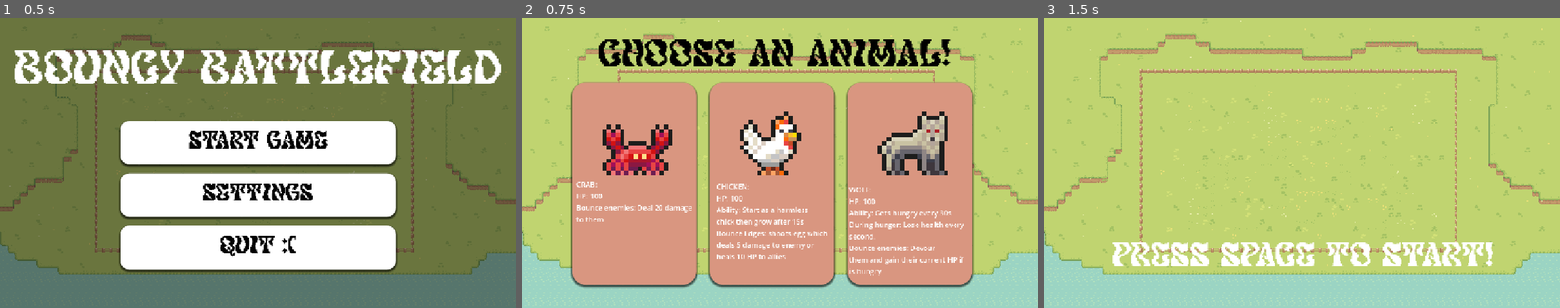
Above: before the commit, frames 1-3 (left to right).
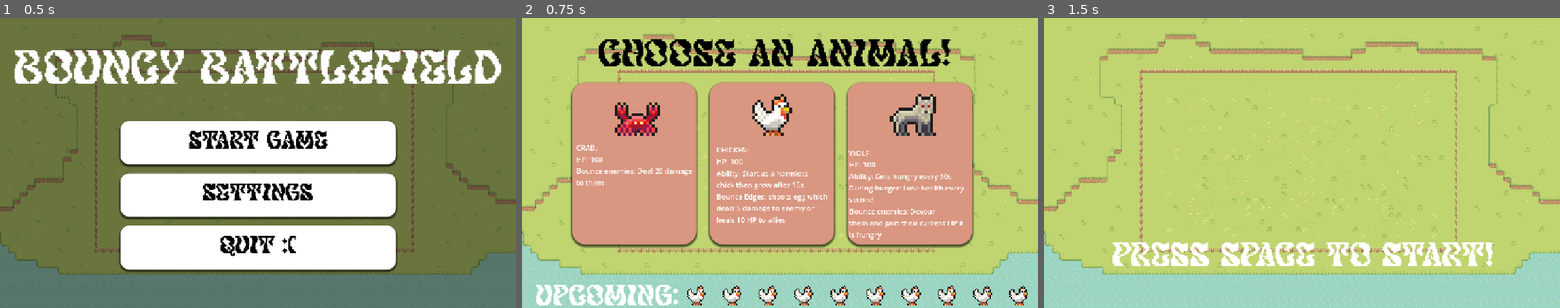
Above: after the commit, the same moments.

Repository: NNKD-Kevin/haven-project
Game: Godot game, scene res://scenes/main_menu.tscn
The game is run twice, just before and just after one commit, with the same random seed, the same clock (stepped at 60 frames per second) and the same inputs.
Inputs (mouse positions are in pixels of both pictures, inside the frame that each line leads up to; where the layout moved, square brackets give the same spot in the first picture):
- Up to frame 1 (0.5 s): no input
- Up to frame 2 (0.75 s): click "START GAME" at 0.5 s
- Up to frame 3 (1.5 s): click (1157, 163) [1157, 183] at 1.25 s

Frame 1 is identical in both runs. In frame 2, 24% of the frame differs, in the area x 2-98%, y 26-100%; in frame 3, nothing differs.

Commit message:
Added Foresee feature

Diff:
--- a/haven-game/scenes/main.tscn
+++ b/haven-game/scenes/main.tscn
@@ -418,7 +418,6 @@
 text = "Choose an animal!"
 
 [node name="HBoxContainer" type="HBoxContainer" parent="Recruit" unique_id=2060210887]
-visible = false
 anchors_preset = 3
 anchor_left = 1.0
 anchor_top = 1.0
@@ -427,7 +426,7 @@
 offset_left = -1040.0
 offset_top = -504.0
 offset_right = -147.0
-offset_bottom = -52.0
+offset_bottom = -142.0
 grow_horizontal = 0
 grow_vertical = 0
 size_flags_horizontal = 4
@@ -442,8 +441,8 @@
 theme_override_styles/hover = SubResource("StyleBoxFlat_tipki")
 
 [node name="AnimatedSprite2D" type="AnimatedSprite2D" parent="Recruit/HBoxContainer/Option1" unique_id=470237730]
-position = Vector2(146, 132)
-scale = Vector2(2.4583333, 2.375)
+position = Vector2(145.6, 68.656006)
+scale = Vector2(1.6, 1.546)
 sprite_frames = SubResource("SpriteFrames_ejki1")
 animation = &"Chicken"
 
@@ -452,9 +451,9 @@
 [node name="Chicken" type="Label" parent="Recruit/HBoxContainer/Option1/Description" unique_id=1594253500]
 visible = false
 offset_left = 127.0
-offset_top = 368.0
-offset_right = 366.0
-offset_bottom = 573.0
+offset_top = 286.0
+offset_right = 380.0
+offset_bottom = 491.0
 theme_override_colors/font_color = Color(1, 1, 1, 1)
 text = "CHICKEN:
 HP: 100
@@ -467,9 +466,9 @@
 [node name="Crab" type="Label" parent="Recruit/HBoxContainer/Option1/Description" unique_id=1355037722]
 visible = false
 offset_left = 121.0
-offset_top = 360.0
-offset_right = 298.0
-offset_bottom = 461.0
+offset_top = 278.0
+offset_right = 385.0
+offset_bottom = 379.0
 text = "CRAB:
 HP: 100
 Bounce enemies: Deal 20 damage
@@ -478,9 +477,9 @@
 [node name="Wolf" type="Label" parent="Recruit/HBoxContainer/Option1/Description" unique_id=1730292845]
 visible = false
 offset_left = 123.0
-offset_top = 368.0
-offset_right = 379.0
-offset_bottom = 573.0
+offset_top = 286.0
+offset_right = 384.0
+offset_bottom = 491.0
 text = "WOLF:
 HP: 100
 Ability: Gets hungry every 30s
@@ -493,9 +492,9 @@
 [node name="Turtle" type="Label" parent="Recruit/HBoxContainer/Option1/Description" unique_id=1010673536]
 visible = false
 offset_left = 133.0
-offset_top = 388.0
-offset_right = 299.0
-offset_bottom = 489.0
+offset_top = 306.0
+offset_right = 341.0
+offset_bottom = 433.0
 text = "Turtle:
 HP: 250
 Ability: Moves super slowly
@@ -510,8 +509,8 @@
 theme_override_styles/hover = SubResource("StyleBoxFlat_ya4ey")
 
 [node name="AnimatedSprite2D" type="AnimatedSprite2D" parent="Recruit/HBoxContainer/Option2" unique_id=942982636]
-position = Vector2(146, 132)
-scale = Vector2(2.4583333, 2.375)
+position = Vector2(145.6, 68.656006)
+scale = Vector2(1.6, 1.546)
 sprite_frames = SubResource("SpriteFrames_ejki1")
 animation = &"Chicken"
 
@@ -520,9 +519,9 @@
 [node name="Chicken" type="Label" parent="Recruit/HBoxContainer/Option2/Description" unique_id=1777556338]
 visible = false
 offset_left = 434.0
-offset_top = 365.0
+offset_top = 283.0
 offset_right = 687.0
-offset_bottom = 570.0
+offset_bottom = 488.0
 text = "CHICKEN:
 HP: 100
 Ability: Start as a harmless
@@ -534,9 +533,9 @@
 [node name="Crab" type="Label" parent="Recruit/HBoxContainer/Option2/Description" unique_id=238386412]
 visible = false
 offset_left = 428.0
-offset_top = 357.0
+offset_top = 275.0
 offset_right = 753.0
-offset_bottom = 458.0
+offset_bottom = 376.0
 text = "CRAB:
 HP: 100
 Bounce enemies: Deal 20 damage
@@ -545,9 +544,9 @@
 [node name="Wolf" type="Label" parent="Recruit/HBoxContainer/Option2/Description" unique_id=2116058121]
 visible = false
 offset_left = 430.0
-offset_top = 365.0
+offset_top = 283.0
 offset_right = 691.0
-offset_bottom = 570.0
+offset_bottom = 488.0
 text = "WOLF:
 HP: 100
 Ability: Gets hungry every 30s
@@ -560,9 +559,9 @@
 [node name="Turtle" type="Label" parent="Recruit/HBoxContainer/Option2/Description" unique_id=1302726393]
 visible = false
 offset_left = 440.0
-offset_top = 385.0
+offset_top = 303.0
 offset_right = 648.0
-offset_bottom = 512.0
+offset_bottom = 430.0
 text = "Turtle:
 HP: 250
 Ability: Moves super slowly
@@ -577,8 +576,8 @@
 theme_override_styles/hover = SubResource("StyleBoxFlat_trceg")
 
 [node name="AnimatedSprite2D" type="AnimatedSprite2D" parent="Recruit/HBoxContainer/Option3" unique_id=1029671725]
-position = Vector2(146, 132)
-scale = Vector2(2.4583333, 2.375)
+position = Vector2(145.6, 68.656006)
+scale = Vector2(1.6, 1.546)
 sprite_frames = SubResource("SpriteFrames_ejki1")
 animation = &"Chicken"
 
@@ -587,9 +586,9 @@
 [node name="Chicken" type="Label" parent="Recruit/HBoxContainer/Option3/Description" unique_id=2070239563]
 visible = false
 offset_left = 734.0
-offset_top = 372.0
+offset_top = 290.0
 offset_right = 987.0
-offset_bottom = 577.0
+offset_bottom = 495.0
 text = "CHICKEN:
 HP: 100
 Ability: Start as a harmless
@@ -601,9 +600,9 @@
 [node name="Crab" type="Label" parent="Recruit/HBoxContainer/Option3/Description" unique_id=1478753113]
 visible = false
 offset_left = 728.0
-offset_top = 364.0
+offset_top = 282.0
 offset_right = 988.0
-offset_bottom = 465.0
+offset_bottom = 383.0
 text = "CRAB:
 HP: 100
 Bounce enemies: Deal 20 damage
@@ -612,9 +611,9 @@
 [node name="Wolf" type="Label" parent="Recruit/HBoxContainer/Option3/Description" unique_id=449911850]
 visible = false
 offset_left = 730.0
-offset_top = 372.0
+offset_top = 290.0
 offset_right = 991.0
-offset_bottom = 577.0
+offset_bottom = 495.0
 text = "WOLF:
 HP: 100
 Ability: Gets hungry every 30s
@@ -627,9 +626,9 @@
 [node name="Turtle" type="Label" parent="Recruit/HBoxContainer/Option3/Description" unique_id=690638462]
 visible = false
 offset_left = 740.0
-offset_top = 392.0
+offset_top = 310.0
 offset_right = 948.0
-offset_bottom = 519.0
+offset_bottom = 437.0
 text = "Turtle:
 HP: 250
 Ability: Moves super slowly
@@ -649,7 +648,6 @@
 layer_3/tile_data = PackedInt32Array(458765, 65537, 0, 458809, 196609, 0, 2097165, 65537, 2, 2097209, 196609, 2, 209716 …(5998 unchanged characters)…
 
 [node name="AudioStreamPlayer2D" type="AudioStreamPlayer2D" parent="." unique_id=898344478]
-visible = false
 stream = ExtResource("9_85g3d")
 autoplay = true
 
@@ -671,6 +669,114 @@
 libraries/ = SubResource("AnimationLibrary_ya4ey")
 autoplay = &"pulse"
 
+[node name="Upcoming Enemy2" type="Node" parent="." unique_id=462890671]
+
+[node name="Upcoming_sprite" type="HBoxContainer" parent="Upcoming Enemy2" unique_id=1244262470]
+offset_left = 254.0
+offset_top = -7.0
+offset_right = 1278.0
+offset_bottom = 33.0
+theme_override_constants/separation = 80
+
+[node name="U1" type="Control" parent="Upcoming Enemy2/Upcoming_sprite" unique_id=1735834865]
+layout_mode = 2
+
+[node name="U1" type="AnimatedSprite2D" parent="Upcoming Enemy2/Upcoming_sprite/U1" unique_id=455952564]
+position = Vector2(138, 625)
+scale = Vector2(0.75, 0.725)
+sprite_frames = SubResource("SpriteFrames_ejki1")
+animation = &"Chicken"
+
+[node name="U2" type="Control" parent="Upcoming Enemy2/Upcoming_sprite" unique_id=1615060038]
+layout_mode = 2
+
+[node name="U2" type="AnimatedSprite2D" parent="Upcoming Enemy2/Upcoming_sprite/U2" unique_id=2047723757]
+position = Vector2(138, 625)
+scale = Vector2(0.75, 0.725)
+sprite_frames = SubResource("SpriteFrames_ejki1")
+animation = &"Chicken"
+
+[node name="U3" type="Control" parent="Upcoming Enemy2/Upcoming_sprite" unique_id=1484218996]
+layout_mode = 2
+
+[node name="U3" type="AnimatedSprite2D" parent="Upcoming Enemy2/Upcoming_sprite/U3" unique_id=394175441]
+position = Vector2(138, 625)
+scale = Vector2(0.75, 0.725)
+sprite_frames = SubResource("SpriteFrames_ejki1")
+animation = &"Chicken"
+
+[node name="U4" type="Control" parent="Upcoming Enemy2/Upcoming_sprite" unique_id=1683139596]
+layout_mode = 2
+
+[node name="U4" type="AnimatedSprite2D" parent="Upcoming Enemy2/Upcoming_sprite/U4" unique_id=150339829]
+position = Vector2(138, 625)
+scale = Vector2(0.75, 0.725)
+sprite_frames = SubResource("SpriteFrames_ejki1")
+animation = &"Chicken"
+
+[node name="U5" type="Control" parent="Upcoming Enemy2/Upcoming_sprite" unique_id=811006567]
+layout_mode = 2
+
+[node name="U5" type="AnimatedSprite2D" parent="Upcoming Enemy2/Upcoming_sprite/U5" unique_id=377517715]
+position = Vector2(138, 625)
+scale = Vector2(0.75, 0.725)
+sprite_frames = SubResource("SpriteFrames_ejki1")
+animation = &"Chicken"
+
+[node name="U6" type="Control" parent="Upcoming Enemy2/Upcoming_sprite" unique_id=1144104837]
+layout_mode = 2
+
+[node name="U6" type="AnimatedSprite2D" parent="Upcoming Enemy2/Upcoming_sprite/U6" unique_id=919899991]
+position = Vector2(138, 625)
+scale = Vector2(0.75, 0.725)
+sprite_frames = SubResource("SpriteFrames_ejki1")
+animation = &"Chicken"
+
+[node name="U7" type="Control" parent="Upcoming Enemy2/Upcoming_sprite" unique_id=605567567]
+layout_mode = 2
+
+[node name="U7" type="AnimatedSprite2D" parent="Upcoming Enemy2/Upcoming_sprite/U7" unique_id=2115793594]
+position = Vector2(138, 625)
+scale = Vector2(0.75, 0.725)
+sprite_frames = SubResource("SpriteFrames_ejki1")
+animation = &"Chicken"
+
+[node name="U8" type="Control" parent="Upcoming Enemy2/Upcoming_sprite" unique_id=1182379393]
+layout_mode = 2
+
+[node name="U8" type="AnimatedSprite2D" parent="Upcoming Enemy2/Upcoming_sprite/U8" unique_id=359949791]
+position = Vector2(138, 625)
+scale = Vector2(0.75, 0.725)
+sprite_frames = SubResource("SpriteFrames_ejki1")
+animation = &"Chicken"
+
+[node name="U9" type="Control" parent="Upcoming Enemy2/Upcoming_sprite" unique_id=1651716045]
+layout_mode = 2
+
+[node name="U9" type="AnimatedSprite2D" parent="Upcoming Enemy2/Upcoming_sprite/U9" unique_id=10572739]
+position = Vector2(138, 625)
+scale = Vector2(0.75, 0.725)
+sprite_frames = SubResource("SpriteFrames_ejki1")
+animation = &"Chicken"
+
+[node name="U10" type="Control" parent="Upcoming Enemy2/Upcoming_sprite" unique_id=32590777]
+layout_mode = 2
+
+[node name="U10" type="AnimatedSprite2D" parent="Upcoming Enemy2/Upcoming_sprite/U10" unique_id=1224697527]
+position = Vector2(138, 625)
+scale = Vector2(0.75, 0.725)
+sprite_frames = SubResource("SpriteFrames_ejki1")
+animation = &"Chicken"
+
+[node name="Upcoming" type="Label" parent="Upcoming Enemy2" unique_id=1224995559]
+offset_left = 30.0
+offset_top = 597.0
+offset_right = 351.0
+offset_bottom = 657.0
+theme_override_fonts/font = ExtResource("2_85g3d")
+theme_override_font_sizes/font_size = 60
+text = "Upcoming:"
+
 [connection signal="pressed" from="Recruit/HBoxContainer/Option1" to="Recruit/HBoxContainer" method="_on_option_1_pressed"]
 [connection signal="pressed" from="Recruit/HBoxContainer/Option2" to="Recruit/HBoxContainer" method="_on_option_2_pressed"]
 [connection signal="pressed" from="Recruit/HBoxContainer/Option3" to="Recruit/HBoxContainer" method="_on_option_3_pressed"]
--- a/haven-game/script/recruit.gd
+++ b/haven-game/script/recruit.gd
@@ -22,6 +22,8 @@
 @onready var descriptions=[description1,description2,description3]
 var index=0
 @onready var center_container: CenterContainer = $"../../CenterContainer"
+@onready var upcoming_sprite: HBoxContainer = $"../../Upcoming Enemy2/Upcoming_sprite"
+@onready var upcoming: Label = $"../../Upcoming Enemy2/Upcoming"
 
 
 
@@ -30,6 +32,10 @@
 func choose():
 	randomize()
 	h_box_container.visible = true
+	if upcoming_sprite:
+		upcoming_sprite.visible = true
+	if upcoming:
+		upcoming.visible = true
 	if label:
 		label.visible = true
 	for option in options:
@@ -62,6 +68,10 @@
 func hideall():
 	hide()
 	label.hide()
+	if upcoming_sprite:
+		upcoming_sprite.visible = false
+	if upcoming:
+		upcoming.visible = false
 	for description in descriptions:
 		for i in description:
 			i.hide()
